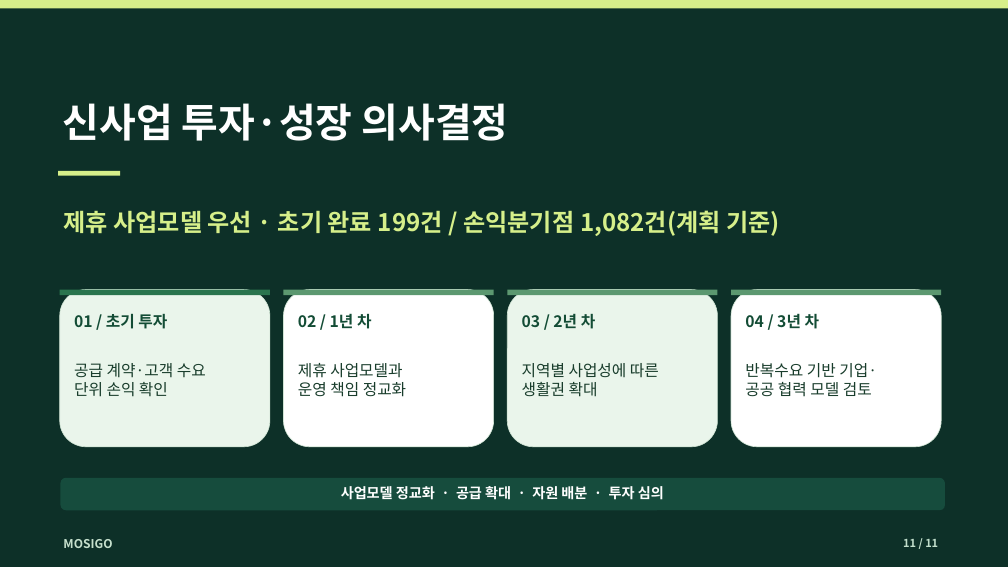
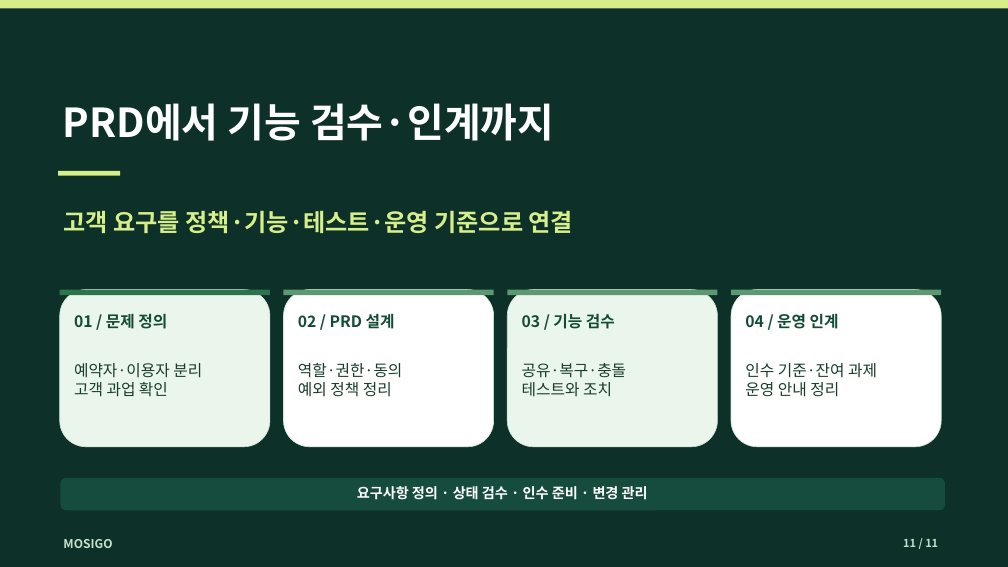
Before and after one commit to dohyunkimmm/mosigo-case-study, a slide deck: slide 11 of downloads/mosigo_report.pptx. Drawn at 1008x567 pixels with LibreOffice and Linux fonts; fonts in the diff are those of the drawing. Boxes give left, top, right and bottom in pixels: in the first picture for what was removed or moved away, otherwise in the second. Text is boxed around its words. In the diff, an @@ line names an element or a change of style, - is before the commit and + after.

```diff
--- a/downloads/mosigo_report.pptx
+++ b/downloads/mosigo_report.pptx
@@ text at (63, 103, 554, 141): text changed @@
-신사업 투자·성장 의사결정
+PRD에서 기능 검수·인계까지
@@ text at (63, 210, 573, 233): text changed @@
-제휴 사업모델 우선 · 초기 완료 199건 / 손익분기점 1,082건(계획 기준)
+고객 요구를 정책·기능·테스트·운영 기준으로 연결
@@ text at (74, 313, 167, 329): text changed @@
-01 / 초기 투자
+01 / 문제 정의
@@ text at (298, 313, 395, 329): text changed @@
-02 / 1년 차
+02 / PRD 설계
@@ text at (522, 314, 615, 329): text changed @@
-03 / 2년 차
+03 / 기능 검수
@@ text at (745, 313, 839, 329): text changed @@
-04 / 3년 차
+04 / 운영 인계
@@ text at (74, 363, 202, 397): text changed @@
-공급 계약·고객 수요
-단위 손익 확인
+예약자·이용자 분리
+고객 과업 확인
@@ text at (298, 363, 403, 397): text changed @@
-제휴 사업모델과
-운영 책임 정교화
+역할·권한·동의
+예외 정책 정리
@@ text at (522, 363, 627, 397): text changed @@
-지역별 사업성에 따른
-생활권 확대
+공유·복구·충돌
+테스트와 조치
@@ text at (745, 363, 877, 397): text changed @@
-반복수요 기반 기업·
-공공 협력 모델 검토
+인수 기준·잔여 과제
+운영 안내 정리
@@ text at (357, 486, 648, 500): text changed @@
-사업모델 정교화 · 공급 확대 · 자원 배분 · 투자 심의
+요구사항 정의 · 상태 검수 · 인수 준비 · 변경 관리
```
Also in this commit, not shown: 3 other slides changed, 9 other files.
